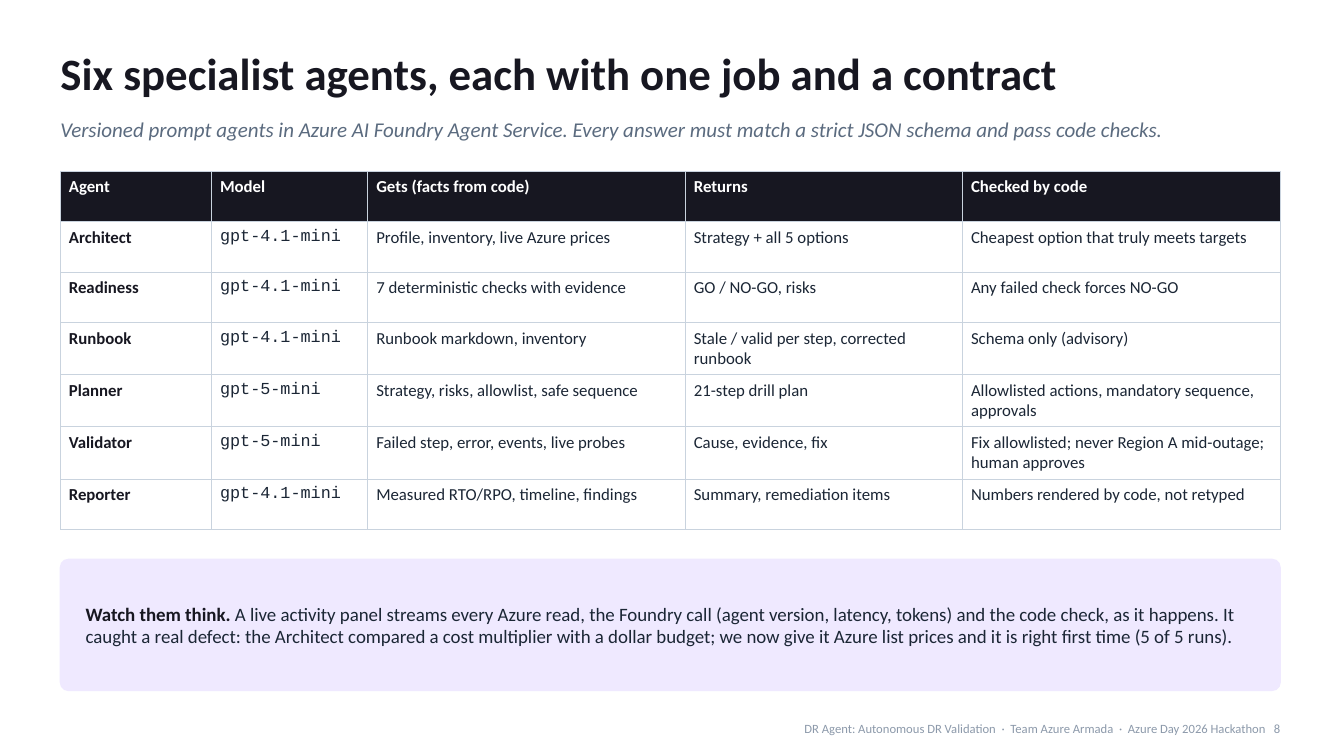
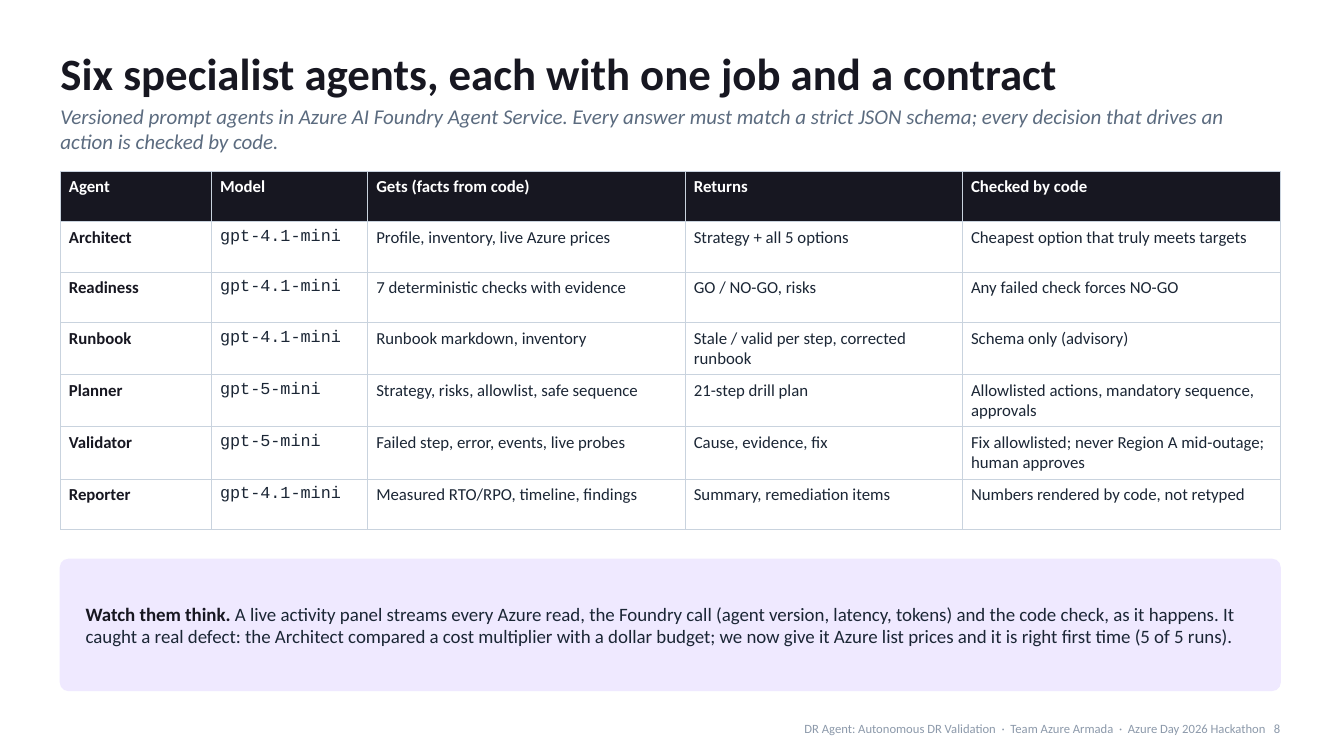
Before and after one commit to kishalr-virtusa/Azure-Armada, a slide deck: slide 8 of docs/deck/DR-Agent-Azure-Day-2026.pptx. Drawn at 1344x756 pixels with LibreOffice and Linux fonts; fonts in the diff are those of the drawing. Boxes give left, top, right and bottom in pixels: in the first picture for what was removed or moved away, otherwise in the second. Text is boxed around its words. In the diff, an @@ line names an element or a change of style, - is before the commit and + after.

```diff
--- a/docs/deck/DR-Agent-Azure-Day-2026.pptx
+++ b/docs/deck/DR-Agent-Azure-Day-2026.pptx
@@ text at [60,109,1224,153]: text changed @@
-Versioned prompt agents in Azure AI Foundry Agent Service. Every answer must match a strict JSON schema and pass code checks.
+Versioned prompt agents in Azure AI Foundry Agent Service. Every answer must match a strict JSON schema; every decision that drives an action is checked by code.
```
Also in this commit, not shown: 9 other slides changed, 5 other files.
